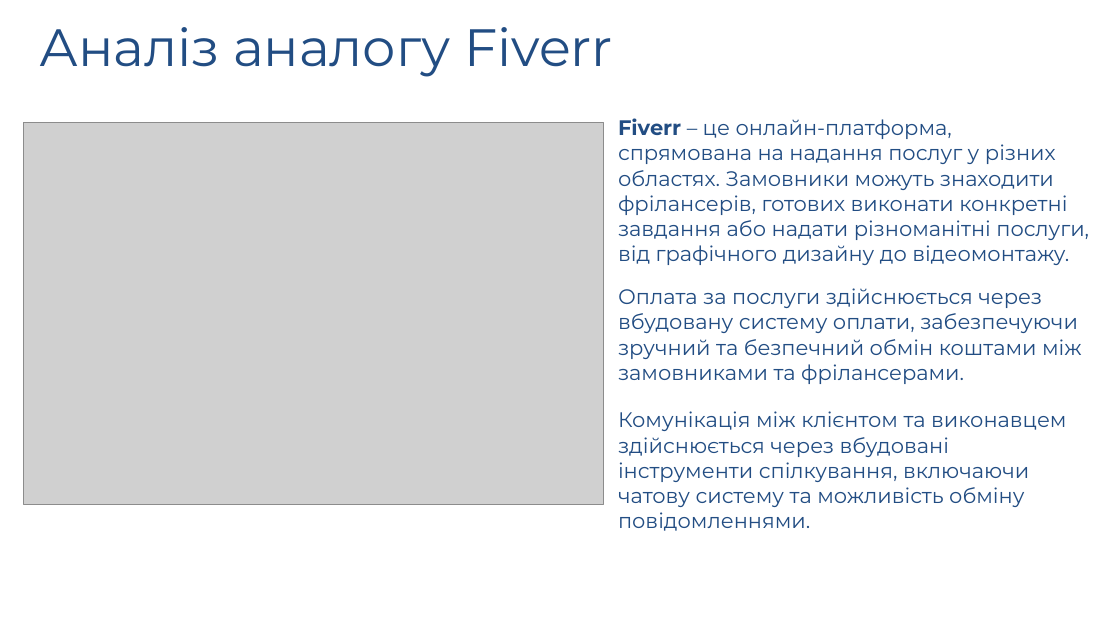
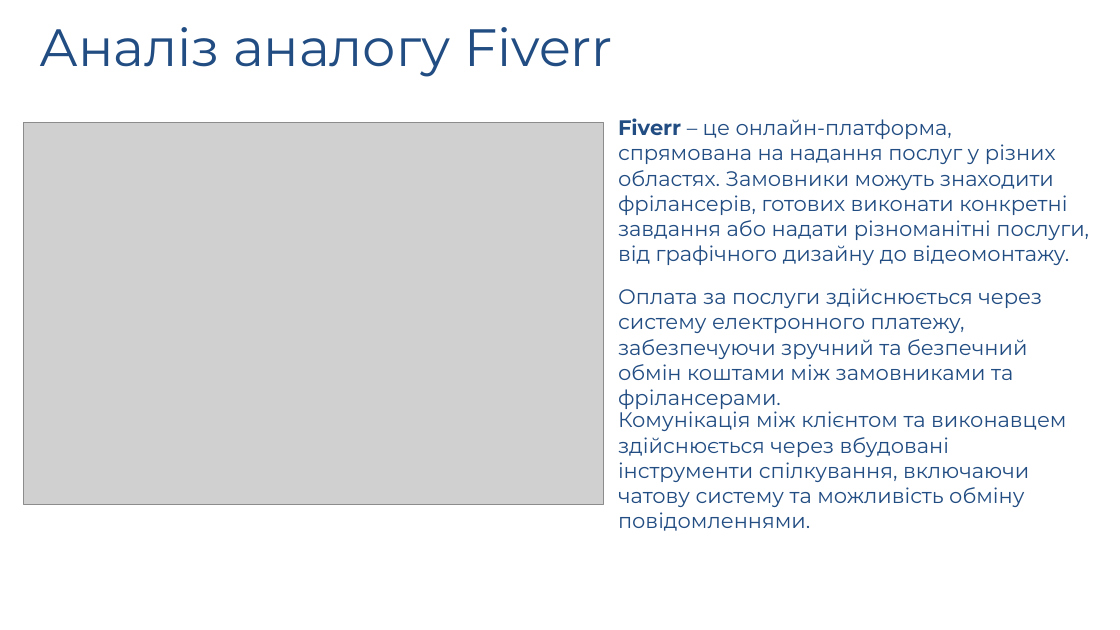
Before and after one commit to AlexandrVerbovskiy/test_dyplome, a slide deck: slide 7 of презентація.pptx. Drawn at 1120x630 pixels with LibreOffice and Linux fonts; fonts in the diff are those of the drawing; grey boxes stand for pictures; background and template pictures are left out. Boxes give left, top, right and bottom in pixels: in the first picture for what was removed or moved away, otherwise in the second. Text is boxed around its words. In the diff, an @@ line names an element or a change of style, - is before the commit and + after.

```diff
--- a/презентація.pptx
+++ b/презентація.pptx
@@ text at (x1=618, y1=288, x2=1042, y2=380): text changed @@
-Оплата за послуги здійснюється через вбудовану систему оплати, забезпечуючи зручний та безпечний обмін коштами між замовниками та фрілансерами.
+Оплата за послуги здійснюється через систему електронного платежу, забезпечуючи зручний та безпечний обмін коштами між замовниками та фрілансерами.
```
Also in this commit, not shown: 4 other slides changed, 17 other files.
